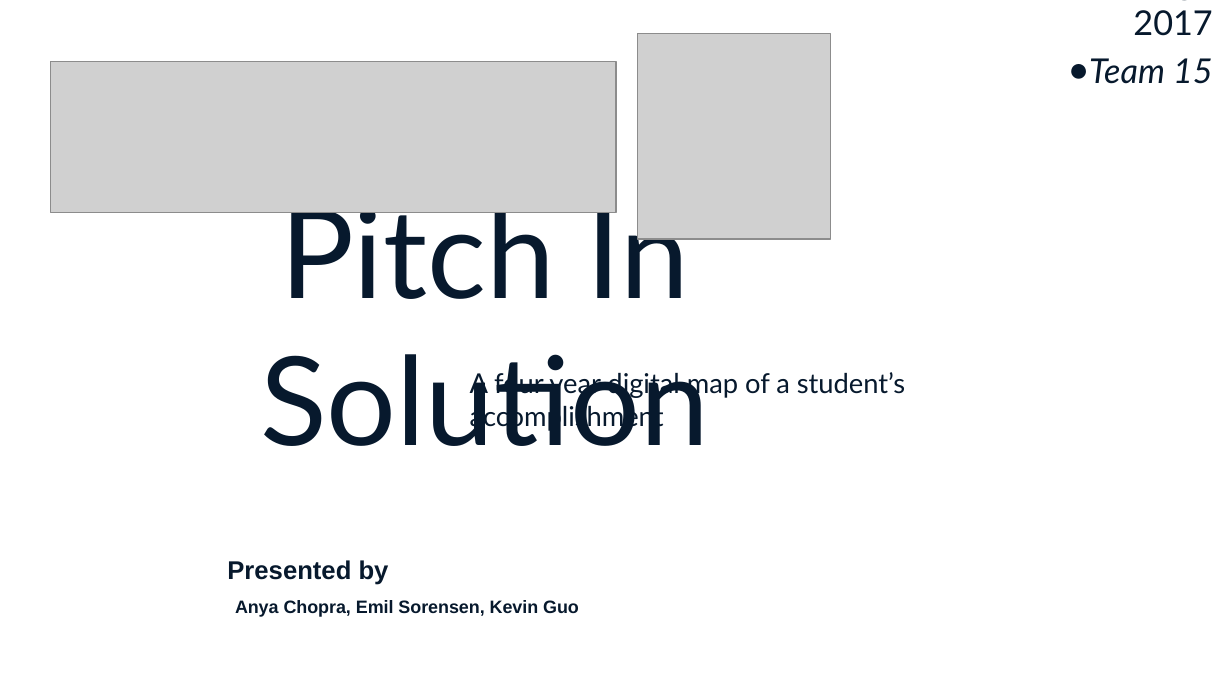
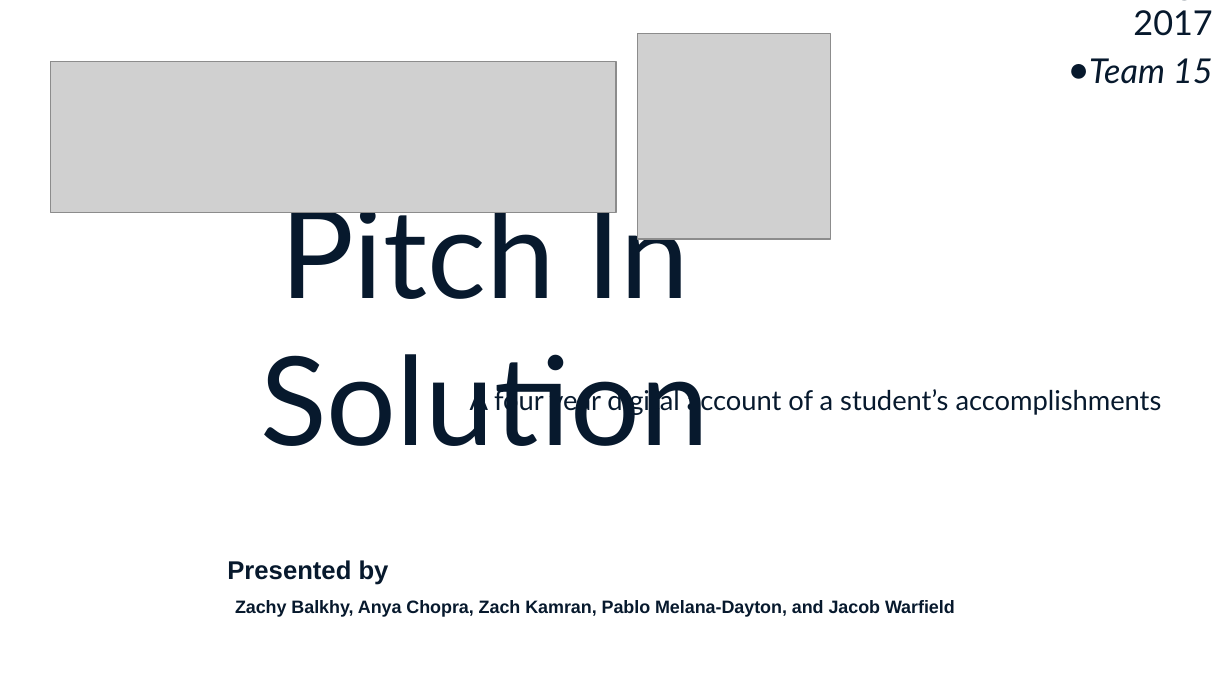
Before and after one commit to jwarfield/Code-For-Good-2017, a slide deck: slide 1 of Presentation/team-15-Presentation.pptx. Drawn at 1232x693 pixels with LibreOffice and Linux fonts; fonts in the diff are those of the drawing; grey boxes stand for pictures; background and template pictures are left out. Boxes give left, top, right and bottom in pixels: in the first picture for what was removed or moved away, otherwise in the second. Text is boxed around its words. In the diff, an @@ line names an element or a change of style, - is before the commit and + after.

Commit message:
update presentation

```diff
--- a/Presentation/team-15-Presentation.pptx
+++ b/Presentation/team-15-Presentation.pptx
@@ text at [470, 386, 1162, 415]: text changed @@
-A four year digital map of a student’s accomplishment
+A four year digital account of a student’s accomplishments
@@ text at [235, 600, 955, 617]: text changed @@
-Anya Chopra, Emil Sorensen, Kevin Guo
+Zachy Balkhy, Anya Chopra, Zach Kamran, Pablo Melana-Dayton, and Jacob Warfield
```
Also in this commit, not shown: 2 other slides changed.
